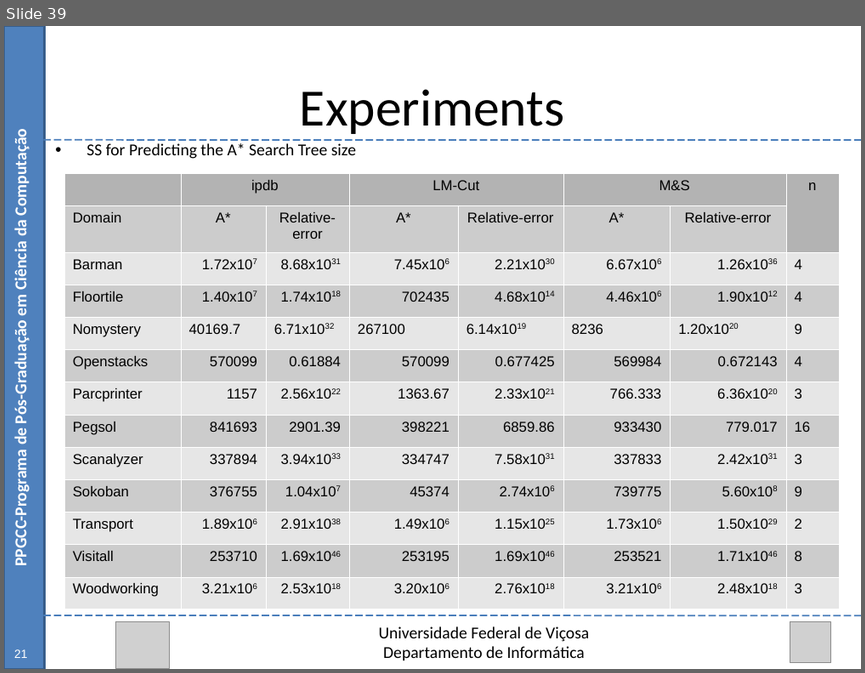
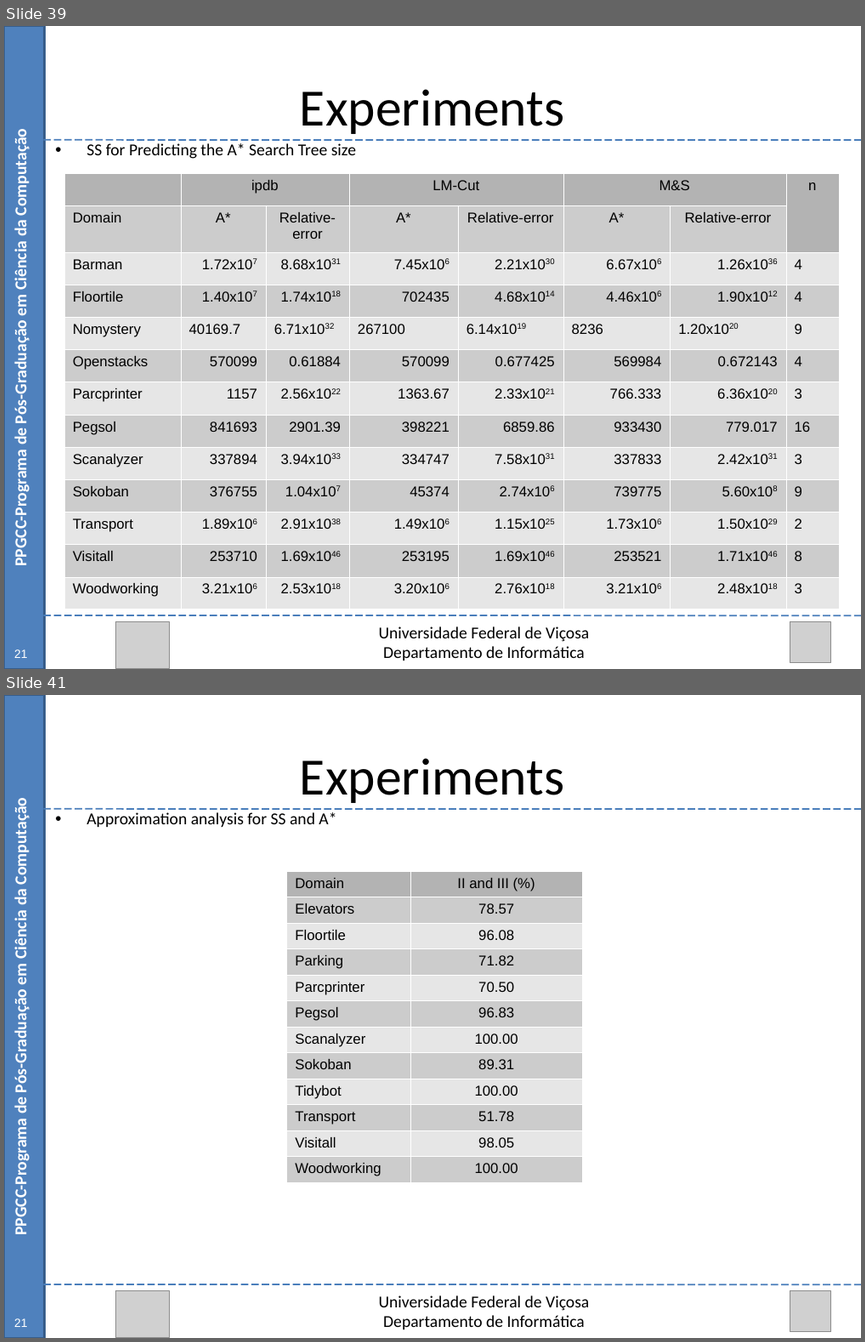
Before and after one commit to Marvinsky/research-marvin, a slide deck: latex/odp/dissertation_v4.odp. Shown one above the other, each under a label of ours: slide 39 before the commit, slides 39 and 41 after it; the slides between them are not shown. The pictures are 865x673 and 865x1342 pixels, drawn with LibreOffice and Linux fonts; fonts in the diff are those of the drawing; grey boxes stand for pictures. Boxes give left, top, right and bottom in pixels: in the first picture for what was removed or moved away, otherwise in the second. Text is boxed around its words. In the diff, an @@ line names an element or a change of style, - is before the commit and + after.

Commit message:
update dissertation adding tables

```diff
--- a/latex/odp/dissertation_v4.odp
+++ b/latex/odp/dissertation_v4.odp
@@ slide 41 added at <box>4,695,861,1338</box>, background #FFFFFF @@
@@ rectangle added at <box>4,695,44,1338</box>, fill #4F81BD, outline #385D8A 2.01 pt @@
@@ text added at <box>300,758,565,803</box>, 44 pt, text #000000 @@
+Experiments
@@ text added at <box>11,805,31,1231</box>, 14 pt, text #FFFFFF, bold @@
+PPGCC-Programa de Pós-Graduação em Ciência da Computação
@@ line added from (44, 809) to (861, 809), #4A7EBB 1.25 pt @@
@@ text added at <box>86,812,336,827</box>, 14 pt, text #000000 @@
+• Approximation analysis for SS and A*
@@ table added at <box>287,871,582,1179</box>, 12 rows, 2 columns @@
+Domain | II and III (%)
+Elevators | 78.57
+Floortile | 96.08
+Parking | 71.82
+Parcprinter | 70.50
+Pegsol | 96.83
+Scanalyzer | 100.00
+Sokoban | 89.31
+Tidybot | 100.00
+Transport | 51.78
+Visitall | 98.05
+Woodworking | 100.00
@@ line added from (44, 1285) to (861, 1285), #4A7EBB 1.25 pt @@
@@ picture added at <box>115,1291,169,1338</box> @@
@@ text added at <box>379,1295,589,1329</box>, 14 pt, text #000000 @@
+Universidade Federal de Viçosa
+Departamento de Informática
@@ picture added at <box>789,1291,831,1331</box> @@
@@ text added at <box>14,1318,28,1327</box>, 10 pt, text #FFFFFF @@
+21
```
Also in this commit, not shown: 2 slides changed, 1 other slide added.
